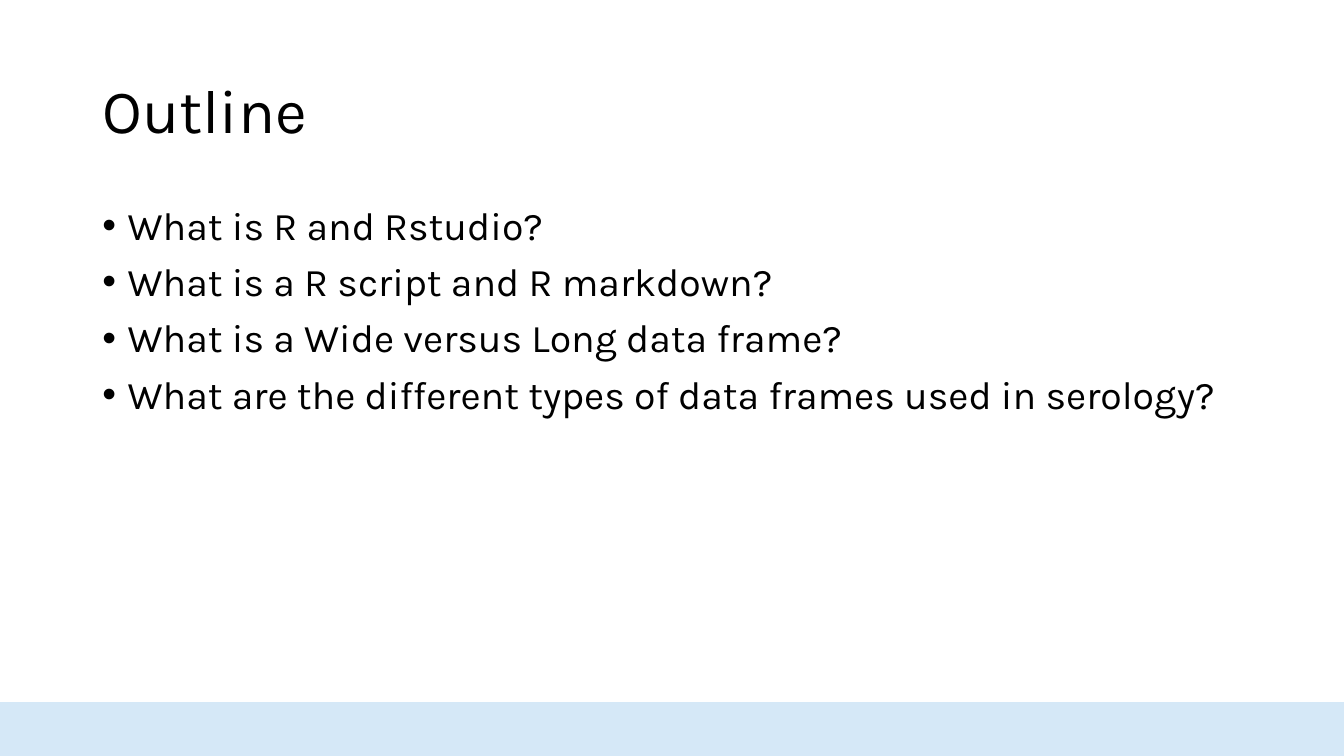
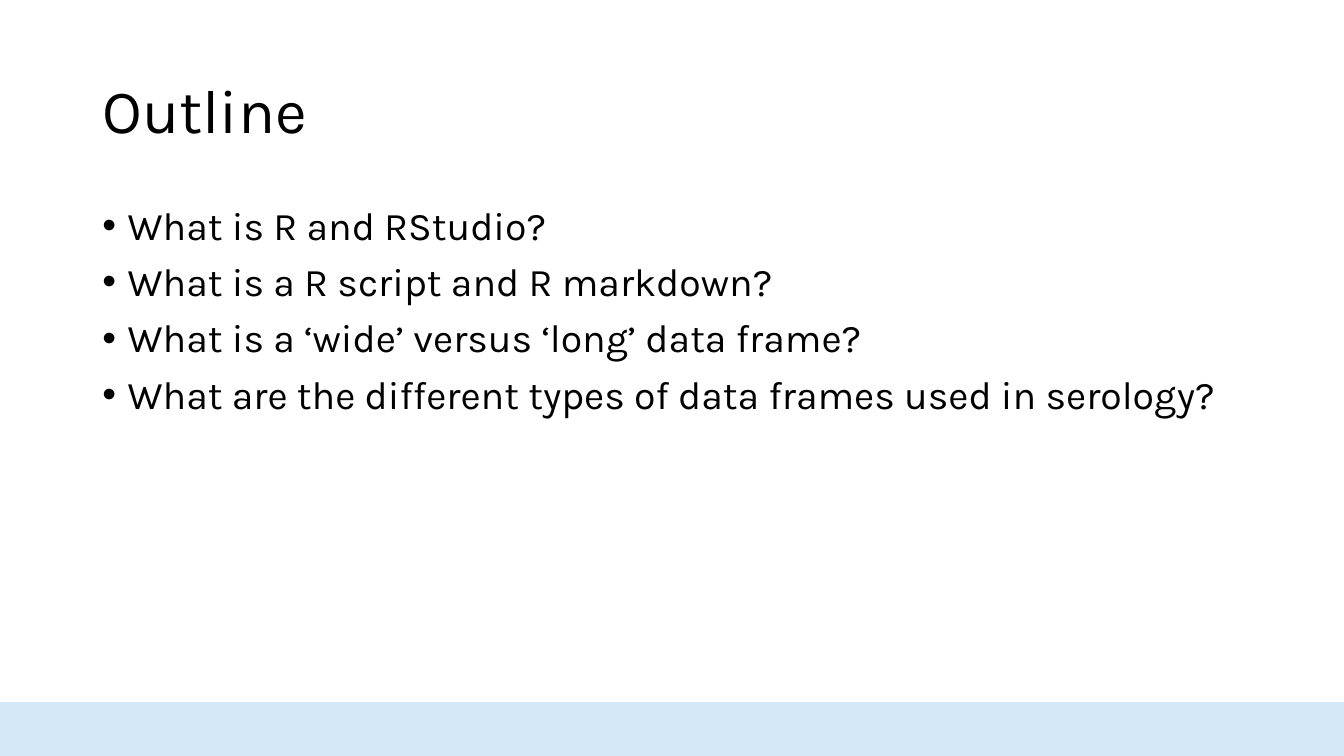
Before and after one commit to HopkinsIDD/seroanalytics_workshop, a slide deck: slide 2 of Lecture 1/Lecture 1.pptx. Drawn at 1344x756 pixels with LibreOffice and Linux fonts; fonts in the diff are those of the drawing; background and template pictures are left out. Boxes give left, top, right and bottom in pixels: in the first picture for what was removed or moved away, otherwise in the second. Text is boxed around its words. In the diff, an @@ line names an element or a change of style, - is before the commit and + after.

```diff
--- a/Lecture 1/Lecture 1.pptx
+++ b/Lecture 1/Lecture 1.pptx
@@ text at bbox=[128, 213, 546, 241]: text changed @@
-• What is R and Rstudio?
+• What is R and RStudio?
@@ text at bbox=[128, 325, 861, 362]: text changed @@
-• What is a Wide versus Long data frame?
+• What is a ‘wide’ versus ‘long’ data frame?
```
Also in this commit, not shown: 6 other slides changed, 2 other files.
